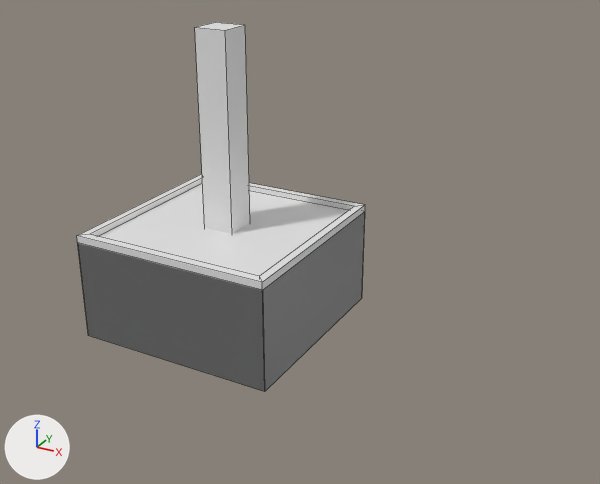
Renders of the Blender file scenes/solidarity.blend from each side of a commit.
One viewpoint serves both versions: a 50 mm lens placed at (4.21, -6.2, 3.09), pointed at (0.77, 0.05, -0.03). Lighting does not change. The marker at lower left points along +X, +Y and +Z. Mesh edges are drawn as thin lines.

Objects in the first picture: 'GroundTile', 'Plant', 'SeaTile'.
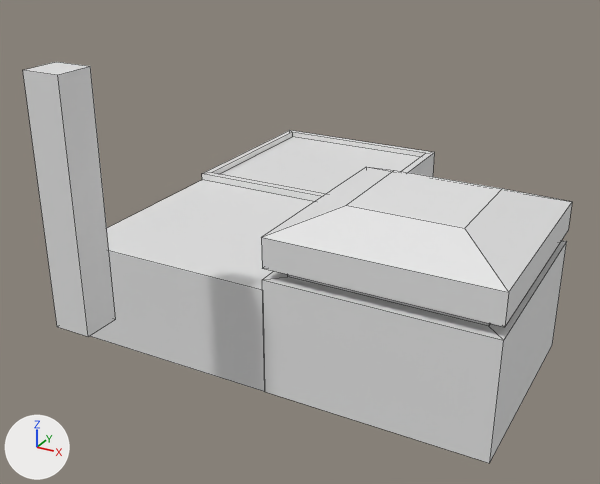
Commit message: plants grow now

Pixel boxes (x1, y1, x2, y2) of what changed, in the pictures (600 x 484 px):
```json
{"object": "WeedTile", "change": "added", "after": [261, 167, 572, 463]}
{"object": "GroundTile", "change": "moved", "before": [77, 174, 365, 391], "after": [202, 130, 435, 202]}
{"object": "Plant", "change": "moved", "before": [195, 22, 250, 234], "after": [23, 62, 116, 337]}
{"object": "SeaTile", "change": "unchanged, uncovered by the edit", "before": [78, 214, 365, 392], "after": [90, 180, 313, 392]}
```

Scene script edits in JSON lines:
```json
{"op": "add", "block": "me_weedtile", "code": ["me_weedtile = bpy.data.meshes.new('WeedTile')", "me_weedtile.from_pydata(...)  # 28 vertices, 26 faces; spans x -1.0..1.0, y -1.0..1.0, z -1.0..0.66"]}
{"op": "set", "path": "ob_groundtile.location", "old": "(0.0, 0.0, 0.0)", "new": "(0.0, 2.0, 0.0)"}
{"op": "set", "path": "ob_plant.location", "old": "(0.0, 0.0, 0.0)", "new": "(0.0, -2.0, 0.0)"}
{"op": "add", "block": "ob_weedtile", "code": ["ob_weedtile = bpy.data.objects.new('WeedTile', me_weedtile)", "ob_weedtile.location = (2.0, 0.0, 0.0)"]}
```
